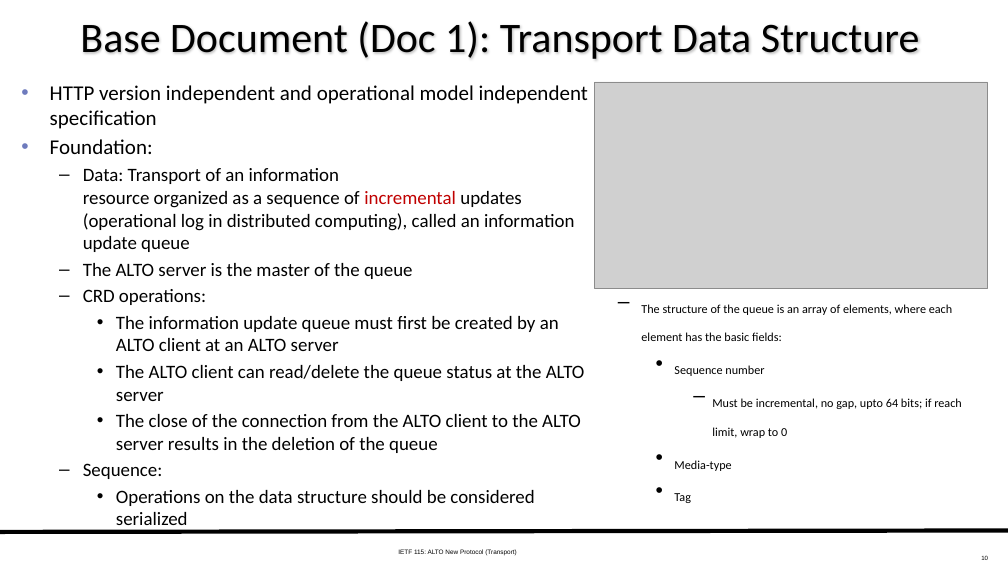
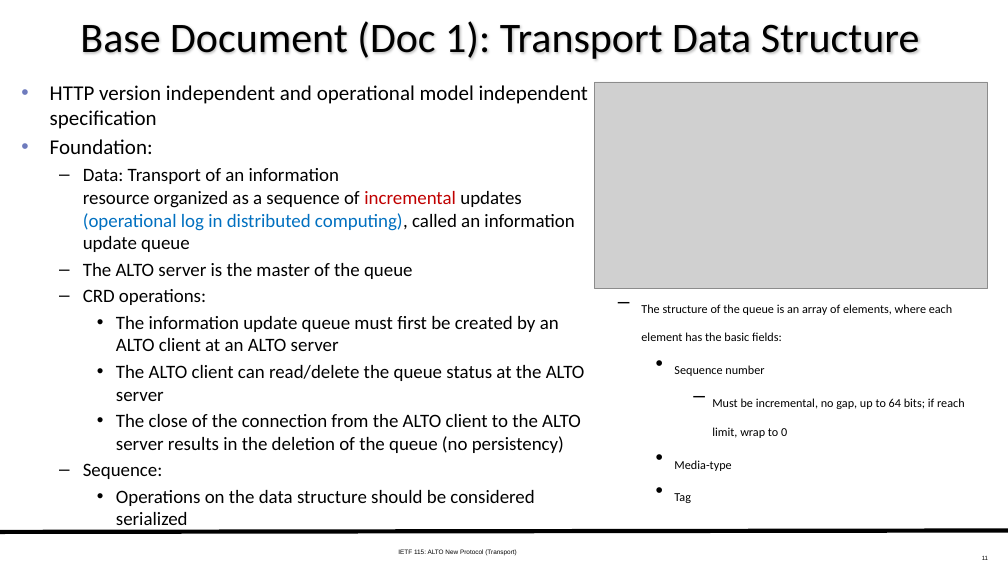
Before and after one commit to ietf-wg-alto/wg-materials, a slide deck: slide 11 of meetings-ietf/ietf-115/slides-115-alto-transport-11-11-working-11-05.pptx (slide 10 before the commit). Drawn at 1008x567 pixels with LibreOffice and Linux fonts; fonts in the diff are those of the drawing; grey boxes stand for pictures. Boxes give left, top, right and bottom in pixels: in the first picture for what was removed or moved away, otherwise in the second. Text is boxed around its words. In the diff, an @@ line names an element or a change of style, - is before the commit and + after.

```diff
--- a/meetings-ietf/ietf-115/slides-115-alto-transport-11-11-working-11-05.pptx
+++ b/meetings-ietf/ietf-115/slides-115-alto-transport-11-11-working-11-05.pptx
@@ text at bbox=[83, 168, 574, 252]: text colour #000000 to #0070C0 in "(operational log in distributed computing)," @@
@@ text at bbox=[116, 414, 581, 453]: text changed @@
-    • The close of the connection from the ALTO client to the ALTO server results in the deletion of the queue
+    • The close of the connection from the ALTO client to the ALTO server results in the deletion of the queue (no persistency)
@@ text at bbox=[712, 398, 965, 438]: spaces changed @@
-      – Must be incremental, no gap, upto 64 bits; if reach limit, wrap to 0
+      – Must be incremental, no gap, up to 64 bits; if reach limit, wrap to 0
@@ page number at bbox=[982, 556, 988, 560]: text changed @@
-10
+11
```
Also in this commit, not shown: 8 other slides changed, 2 slides added, 9 other files.
